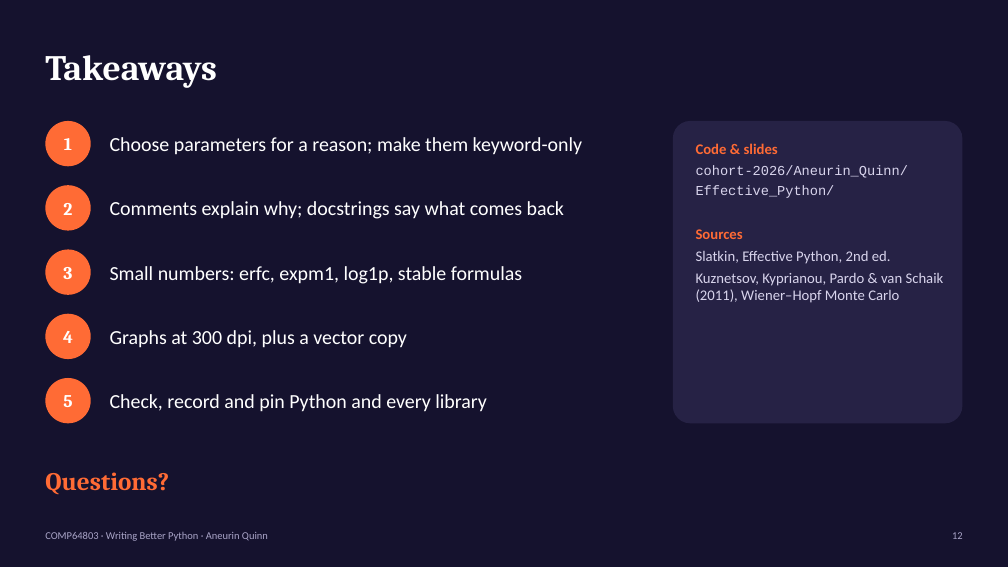
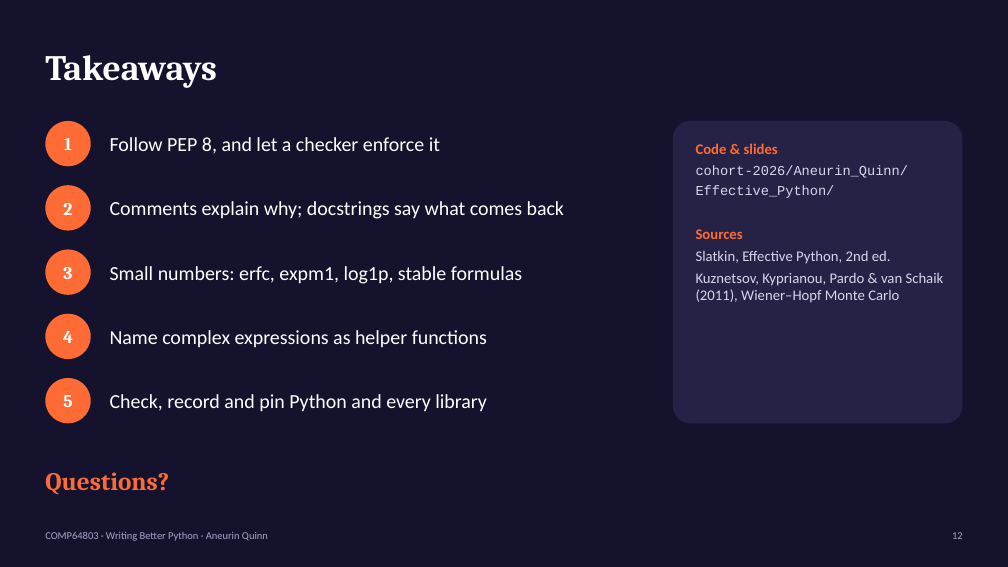
Before and after one commit to mingfeisun/COMP64803-Responsible-Reproducible-AI, a slide deck: slide 12 of cohort-2026/Aneurin_Quinn/Effective_Python/Pythonic_Thinking_AQ.pptx. Drawn at 1008x567 pixels with LibreOffice and Linux fonts; fonts in the diff are those of the drawing. Boxes give left, top, right and bottom in pixels: in the first picture for what was removed or moved away, otherwise in the second. Text is boxed around its words. In the diff, an @@ line names an element or a change of style, - is before the commit and + after.

```diff
--- a/cohort-2026/Aneurin_Quinn/Effective_Python/Pythonic_Thinking_AQ.pptx
+++ b/cohort-2026/Aneurin_Quinn/Effective_Python/Pythonic_Thinking_AQ.pptx
@@ text at [110,137,440,154]: text changed @@
-Choose parameters for a reason; make them keyword-only
+Follow PEP 8, and let a checker enforce it
@@ text at [110,330,487,348]: text changed @@
-Graphs at 300 dpi, plus a vector copy
+Name complex expressions as helper functions
```
Also in this commit, not shown: 2 other slides changed, 2 slides added, 2 slides removed, 14 other files.
